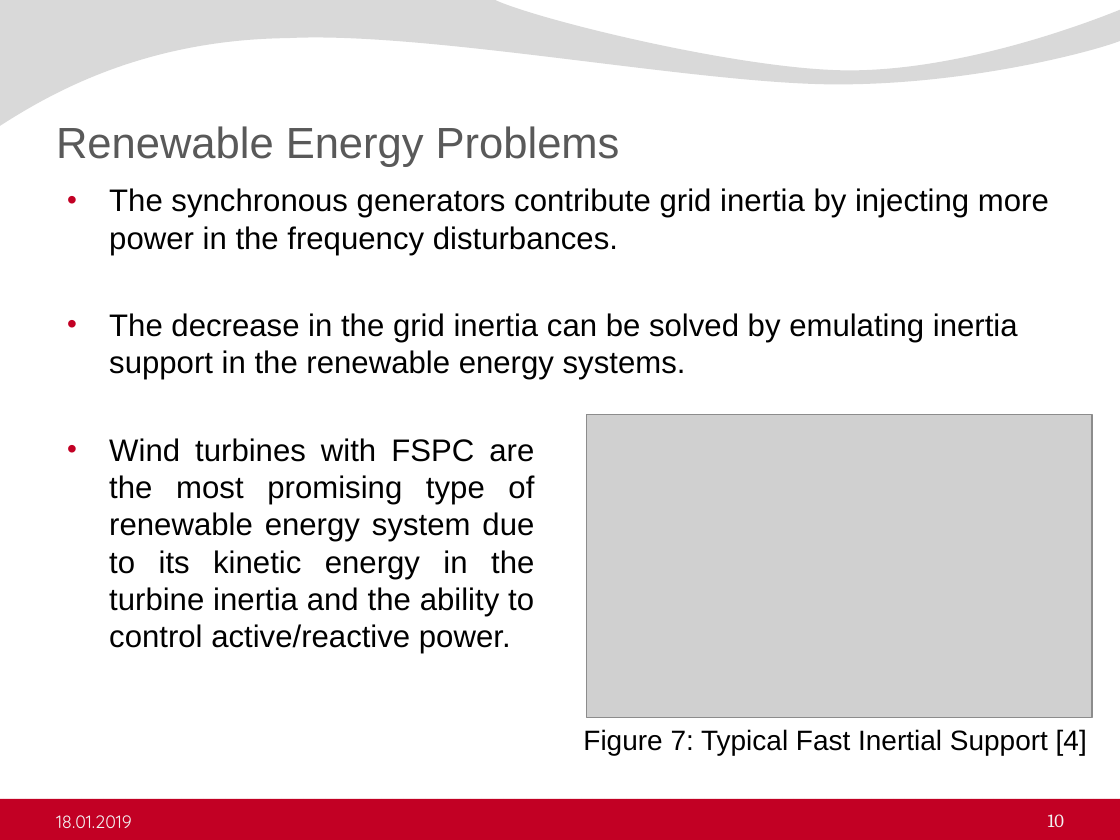
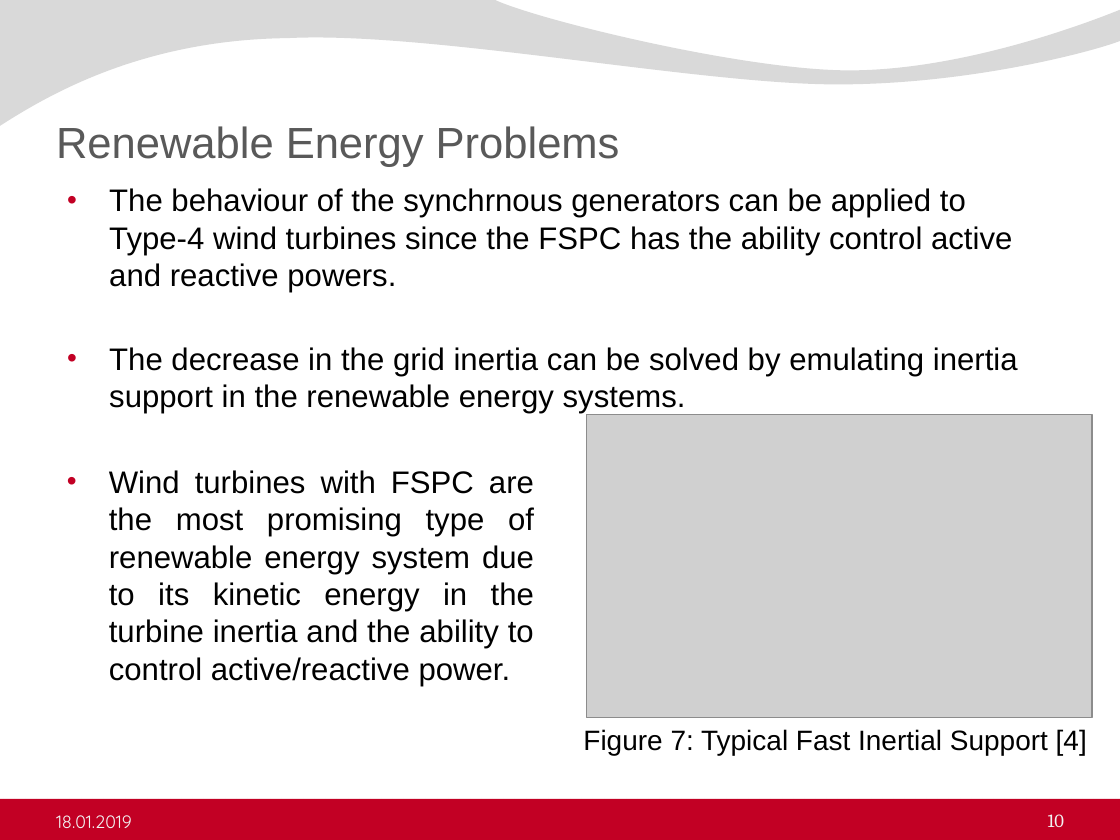
Before and after one commit to ErencanDuymaz/Research, a slide deck: slide 10 of Thesis/Thesis Defence/Erencan_Duymaz_thesis_defence.pptx. Drawn at 1120x840 pixels with LibreOffice and Linux fonts; fonts in the diff are those of the drawing; grey boxes stand for pictures; background and template pictures are left out. Boxes give left, top, right and bottom in pixels: in the first picture for what was removed or moved away, otherwise in the second. Text is boxed around its words. In the diff, an @@ line names an element or a change of style, - is before the commit and + after.

```diff
--- a/Thesis/Thesis Defence/Erencan_Duymaz_thesis_defence.pptx
+++ b/Thesis/Thesis Defence/Erencan_Duymaz_thesis_defence.pptx
@@ text at box(109, 188, 1012, 292): text changed @@
-• The synchronous generators contribute grid inertia by injecting more power in the frequency disturbances.
+• The behaviour of the synchrnous generators can be applied to Type-4 wind turbines since the FSPC has the ability control active and reactive powers.
@@ text "Wind turbines with FSPC are ...": place and size @@
-text "Wind turbines with FSPC are ..." at box(109, 438, 534, 654)
+text "Wind turbines with FSPC are ..." at box(109, 470, 534, 686)
```
Also in this commit, not shown: 3 other slides changed, 7 slides added, 9 other files.
